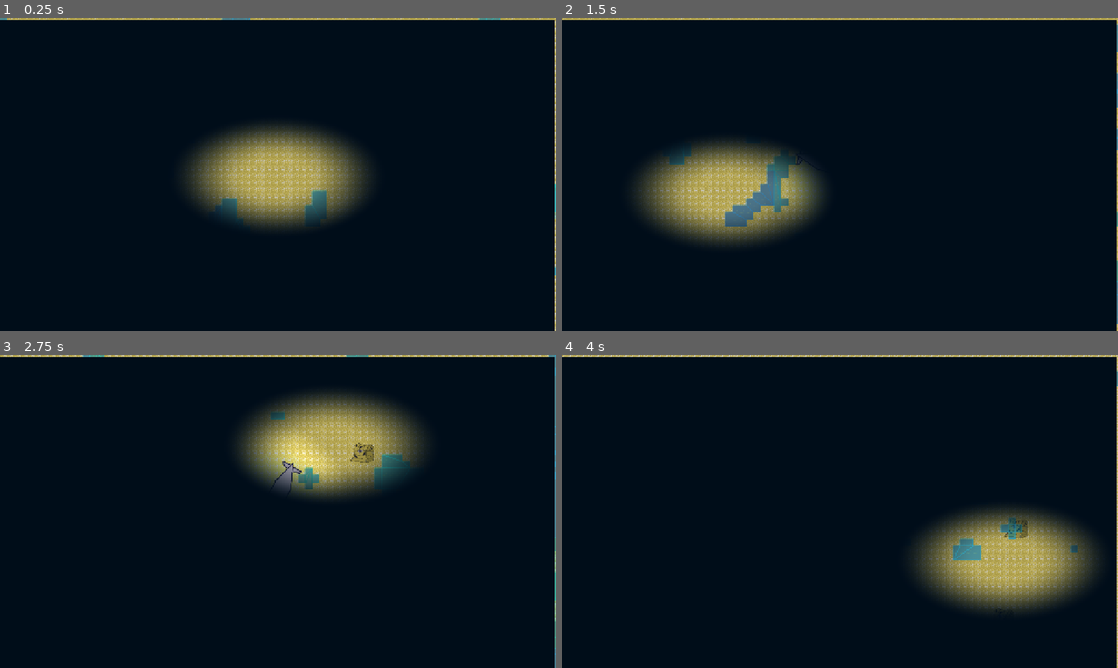
Above: before the commit, frames 1-4 (two rows, left to right).
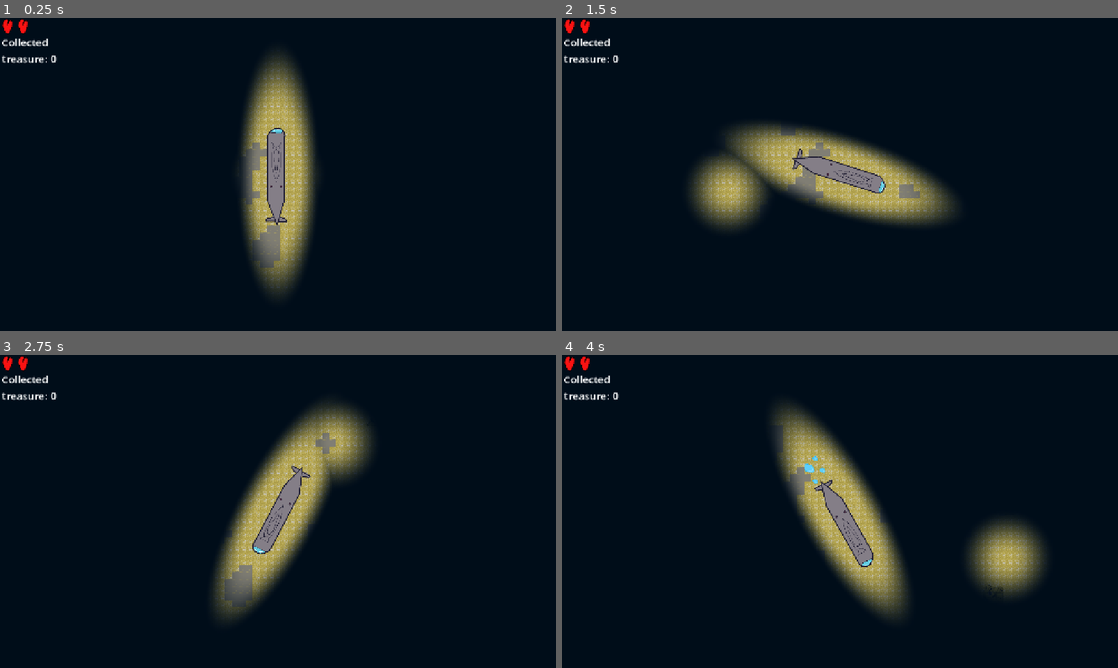
Above: after the commit, the same moments.

Repository: sunturtle1/campfire
Game: Godot game, scene res://main.tscn
Two runs of this game, one before a commit and one after it. Both use one fixed random seed, a clock stepped at 60 frames per second and the inputs below.
Inputs (mouse positions are in pixels of both pictures, inside the frame that each line leads up to):
- Up to frame 1 (0.25 s): no input
- Up to frame 2 (1.5 s): tap Enter at 0.5 s; move the mouse to (962, 158) at 0.52 s; hold D (right) 0.53-1.28 s; tap Alt at 0.6 s; move the mouse to (728, 190) at 1.27 s; hold S (down) from 1.28 s (still down); tap Shift at 1.35 s
- Up to frame 3 (2.75 s): move the mouse to (333, 442) at 2.02 s; release S (down) at 2.03 s; hold D (right) from 2.03 s (still down); tap Alt at 2.1 s
- Up to frame 4 (4 s): move the mouse to (812, 574) at 2.77 s; release D (right) at 2.78 s; hold W (up) 2.78-3.53 s; tap Shift at 2.85 s; move the mouse to (1006, 558) at 3.52 s; hold A (left) from 3.53 s (still down); tap Alt at 3.6 s

The runs differ from the first frame. In frame 1, 13% of the frame differs, in the area x 0-100%, y 0-100%; in frame 2, 16%; in frame 3, 15%; in frame 4, 18%.

Commit message:
majdnem kész a game

Diff:
--- a/LevelGenerator.gd
+++ b/LevelGenerator.gd
@@ -17,6 +17,28 @@
 	apply_map()
 	spawn_artifacts()
 	spawn_player()
+	spawn_enemies()
+
+func spawn_enemies():
+	var enemy_scene = preload("res://scenes/Enemy.tscn")
+	var floor_cells = tilemap.get_used_cells_by_id(0, 0, FLOOR_COORDS)
+	var center = Vector2i(MAP_WIDTH / 2, MAP_HEIGHT / 2)
+
+	var spawned = 0
+	var attempts = 0
+
+	while spawned < 3 and attempts < 100:
+		attempts += 1
+		var random_cell = floor_cells.pick_random()
+		var dist = random_cell.distance_to(center)
+
+		if dist < 30:
+			continue
+
+		var enemy = enemy_scene.instantiate()
+		enemy.global_position = tilemap.map_to_local(random_cell)
+		add_child(enemy)
+		spawned += 1
 
 func generate_map():
 	map = []
@@ -68,8 +90,9 @@
 func spawn_artifacts():
 	var artifact_scene = preload("res://scenes/artifact.tscn")
 	var floor_cells = tilemap.get_used_cells_by_id(0, 0, FLOOR_COORDS)
-
-	for i in range(20):
+	var numberofartifacts = randi() % 15 + 10
+	print(numberofartifacts)
+	for i in range(numberofartifacts):
 		var random_cell = floor_cells.pick_random()
 		var artifact = artifact_scene.instantiate()
 		artifact.global_position = tilemap.map_to_local(random_cell)
@@ -81,7 +104,5 @@
 	player.global_position = tilemap.map_to_local(center)
 
 	var camera = player.get_node("Camera2D")
-	camera.limit_left = 0
-	camera.limit_top = 0
-	camera.limit_right = MAP_WIDTH * TILE_SIZE
-	camera.limit_bottom = MAP_HEIGHT * TILE_SIZE
+	camera.reset_smoothing()
+	print("limits set: ", camera.limit_left, " ", camera.limit_right)
--- a/darkness.gdshader
+++ b/darkness.gdshader
@@ -1,11 +1,25 @@
 shader_type canvas_item;
 
 uniform vec2 light_pos = vec2(0.5, 0.5);
-uniform float radius : hint_range(0.0, 1.0) = 0.2;
+uniform vec2 player_pos = vec2(0.5, 0.5);
+uniform float radius : hint_range(0.0, 1.0) = 0.08;
 uniform float softness : hint_range(0.0, 1.0) = 0.15;
+uniform float player_radius : hint_range(0.0, 1.0) = 0.12;
+uniform vec2 aspect_ratio = vec2(1.777, 1.0);
+uniform float player_rotation = 0.0;
 
 void fragment() {
-    float dist = distance(UV, light_pos);
-    float alpha = smoothstep(radius, radius + softness, dist);
-    COLOR = vec4(0.0, 0.05, 0.1, alpha);
+	vec2 uv = UV * aspect_ratio;
+	vec2 lp = light_pos * aspect_ratio;
+	vec2 pp = player_pos * aspect_ratio;
+	float c = cos(-player_rotation);
+	float s = sin(-player_rotation);
+	vec2 diff = uv - pp;
+	vec2 rotated = vec2(diff.x * c - diff.y * s, diff.x * s + diff.y * c);
+	float player_dist = length(rotated * vec2(0.8, 0.25));
+	float dist = distance(uv, lp);
+	float lamp_alpha = smoothstep(radius, radius + softness, dist);
+	float player_alpha = smoothstep(player_radius, player_radius + 0.06, player_dist);
+	float alpha = min(lamp_alpha, player_alpha);
+	COLOR = vec4(0.0, 0.05, 0.1, alpha);
 }
--- a/main.tscn
+++ b/main.tscn
@@ -5,12 +5,8 @@
 [ext_resource type="PackedScene" uid="uid://cnyjg8aloihu8" path="res://scenes/artifact.tscn" id="2_0xm2m"]
 [ext_resource type="Shader" uid="uid://gcf6ypwrq1e" path="res://darkness.gdshader" id="3_h2yge"]
 [ext_resource type="Texture2D" uid="uid://d00uxvwk5cqvy" path="res://assets/surface.png" id="5_7mycd"]
-
-[sub_resource type="ShaderMaterial" id="ShaderMaterial_1bvp3"]
-shader = ExtResource("3_h2yge")
-shader_parameter/light_pos = Vector2(0.5, 0.5)
-shader_parameter/radius = 0.050000002375
-shader_parameter/softness = 0.15
+[ext_resource type="Texture2D" uid="uid://cphqxhtvegjkd" path="res://assets/szivtemp.png" id="6_7mycd"]
+[ext_resource type="PackedScene" uid="uid://dfm7h16i7dcly" path="res://scenes/game_over.tscn" id="7_272bh"]
 
 [sub_resource type="TileSetAtlasSource" id="TileSetAtlasSource_272bh"]
 texture = ExtResource("5_7mycd")
@@ -67,33 +63,68 @@
 physics_layer_0/collision_layer = 1
 sources/0 = SubResource("TileSetAtlasSource_272bh")
 
+[sub_resource type="ShaderMaterial" id="ShaderMaterial_1bvp3"]
+shader = ExtResource("3_h2yge")
+shader_parameter/light_pos = Vector2(0.5, 0.5)
+shader_parameter/player_pos = Vector2(0.5, 0.5)
+shader_parameter/radius = 0.00800000038
+shader_parameter/softness = 0.15
+shader_parameter/player_radius = 0.05
+shader_parameter/aspect_ratio = Vector2(1.777, 1)
+shader_parameter/player_rotation = 0.0
+
 [node name="Main" type="Node2D" unique_id=1127460483]
 script = ExtResource("1_lquwl")
 
-[node name="Player" parent="." unique_id=1158445378 instance=ExtResource("1_ig7tw")]
-collision_mask = 1
+[node name="Player" parent="." unique_id=1158445378 groups=["player"] instance=ExtResource("1_ig7tw")]
 
 [node name="Artifact" parent="." unique_id=1385512844 instance=ExtResource("2_0xm2m")]
 position = Vector2(253, 32)
 
 [node name="CanvasLayer" type="CanvasLayer" parent="." unique_id=1720949049]
 
-[node name="ColorRect" type="ColorRect" parent="CanvasLayer" unique_id=1741073212]
+[node name="TileMap" type="TileMap" parent="." unique_id=195026876]
+tile_set = SubResource("TileSet_5vw27")
+format = 2
+layer_0/z_index = -1
+
+[node name="CanvasLayer2" type="CanvasLayer" parent="." unique_id=682010762]
+
+[node name="ColorRect" type="ColorRect" parent="CanvasLayer2" unique_id=1741073212]
 z_index = 1
 material = SubResource("ShaderMaterial_1bvp3")
 anchors_preset = 15
 anchor_right = 1.0
 anchor_bottom = 1.0
-offset_left = -3.0
-offset_top = 4.0
-offset_right = -3.0
-offset_bottom = 4.0
 grow_horizontal = 2
 grow_vertical = 2
-color = Color(0, 0, 0, 1)
 
-[node name="TileMap" type="TileMap" parent="." unique_id=195026876]
-tile_set = SubResource("TileSet_5vw27")
-collision_visibility_mode = 1
-format = 2
-layer_0/z_index = -1
+[node name="HeartContainer" type="HBoxContainer" parent="CanvasLayer2" unique_id=789079288]
+z_index = 10
+offset_right = 40.0
+offset_bottom = 40.0
+
+[node name="Heart" type="TextureRect" parent="CanvasLayer2/HeartContainer" unique_id=1784134698]
+layout_mode = 2
+texture = ExtResource("6_7mycd")
+
+[node name="Heart2" type="TextureRect" parent="CanvasLayer2/HeartContainer" unique_id=1994323018]
+layout_mode = 2
+texture = ExtResource("6_7mycd")
+
+[node name="Label" type="Label" parent="CanvasLayer2" unique_id=487441026]
+z_index = 9
+offset_left = 4.0
+offset_top = 40.0
+offset_right = 169.0
+offset_bottom = 122.0
+theme_override_font_sizes/font_size = 24
+text = "Collected treasure: 0"
+autowrap_mode = 2
+
+[node name="GameOver" parent="." unique_id=886649726 instance=ExtResource("7_272bh")]
+visible = false
+offset_left = -256.0
+offset_top = -107.0
+offset_right = 180.0
+offset_bottom = 120.0
--- a/player.gd
+++ b/player.gd
@@ -5,28 +5,58 @@
 const friction = 0.98
 const brk_friction = 0.90
 var score = 0
+var lives = 2
+var invincible = false
 
+@onready var hearts = [
+	get_tree().root.get_node("Main/CanvasLayer2/HeartContainer/Heart"),
+	get_tree().root.get_node("Main/CanvasLayer2/HeartContainer/Heart2")
+]
+@onready var score_label = get_tree().root.get_node("Main/CanvasLayer2/Label")
 @onready var flashlight = $PointLight2D
-@onready var darkness = get_tree().root.get_node("Main/CanvasLayer/ColorRect")
+@onready var darkness = get_tree().root.get_node("Main/CanvasLayer2/ColorRect")
 @onready var anim = $Sprite2D
+
 func _ready() -> void:
-	print(darkness)
+	update_hearts()
+
+func take_damage():
+	if invincible:
+		return
+	invincible = true
+	lives -= 1
+	print("Lives: ", lives)
+	update_hearts()
+
+	if lives <= 0:
+		var canvas = CanvasLayer.new()
+		canvas.layer = 100
+		var gameover = preload("res://scenes/game_over.tscn").instantiate()
+		gameover.setup(score)
+		canvas.add_child(gameover)
+		get_tree().root.add_child(canvas)
+	else:
+		modulate.a = 0.5
+		await get_tree().create_timer(2.0).timeout
+		modulate.a = 1.0
+		invincible = false
+
+func update_hearts():
+	for i in range(2):
+		hearts[i].modulate.a = 1.0 if i < lives else 0.3
+	score_label.text = "Collected treasure: " + str(score)
+
 func _physics_process(delta):
-
-
 	if Input.is_action_pressed("right"):
 		rotation += rot_speed * delta
-		anim.play("default")
 	if Input.is_action_pressed("left"):
 		rotation -= rot_speed * delta
-		anim.play("default")
 	if Input.is_action_pressed("down"):
 		velocity *= brk_friction
 	else:
 		velocity *= friction
 	if Input.is_action_pressed("up"):
 		velocity += Vector2.UP.rotated(rotation) * acc * delta
-		anim.play("default")
 
 	if velocity.length() > 20:
 		anim.play("default")
@@ -41,11 +71,18 @@
 func collect_artifact():
 	score += 1
 	print("Score: ", score)
+	update_hearts()
 
 func _process(delta):
 	var viewport_size = get_viewport_rect().size
-	var mouse_pos = get_viewport().get_mouse_position()
-	var uv_pos =  Vector2(mouse_pos.x / viewport_size.x, mouse_pos.y / viewport_size.y)
+	var camera = $Camera2D
+	var cam_zoom = camera.zoom
 
+	var mouse_screen = get_viewport().get_mouse_position()
+	var mouse_uv = mouse_screen / viewport_size
+	darkness.material.set_shader_parameter("light_pos", mouse_uv)
 
-	darkness.material.set_shader_parameter("light_pos", uv_pos)
+	var player_screen = (global_position - camera.global_position) * cam_zoom + viewport_size / 2
+	var player_uv = player_screen / viewport_size
+	darkness.material.set_shader_parameter("player_pos", player_uv)
+	darkness.material.set_shader_parameter("player_rotation", rotation)
--- a/project.godot
+++ b/project.godot
@@ -25,6 +25,10 @@
 [editor_plugins]
 
 enabled=PackedStringArray("res://addons/godot_super-wakatime/plugin.cfg")
+
+[global_group]
+
+player=""
 
 [input]
 
--- a/scenes/artifact.gd
+++ b/scenes/artifact.gd
@@ -13,6 +13,10 @@
 func _on_body_entered(body):
 	if body.name == "Player":
 		body.collect_artifact()
+
+		sprite.play("default")
+		await get_tree().create_timer(0.5).timeout
+
 		queue_free()
 
 func _process(delta):
--- /dev/null
+++ b/scenes/enemy.tscn
@@ -0,0 +1,29 @@
+[gd_scene format=3 uid="uid://du662be86nom"]
+
+[ext_resource type="Script" uid="uid://e1vtgwhvyrds" path="res://scripts/enemy.gd" id="1_7p1mj"]
+[ext_resource type="Texture2D" uid="uid://dv2wor6y2s5cs" path="res://assets/fishyy.png" id="2_md0e3"]
+
+[sub_resource type="CircleShape2D" id="CircleShape2D_4ra3w"]
+radius = 80.06
+
+[sub_resource type="CircleShape2D" id="CircleShape2D_md0e3"]
+radius = 90.0
+
+[node name="Enemy" type="CharacterBody2D" unique_id=1940909587]
+script = ExtResource("1_7p1mj")
+
+[node name="Sprite2D" type="Sprite2D" parent="." unique_id=1768228013]
+texture = ExtResource("2_md0e3")
+region_enabled = true
+region_rect = Rect2(0, 0, 169.5, 200)
+
+[node name="CollisionShape2D" type="CollisionShape2D" parent="." unique_id=1694068953]
+shape = SubResource("CircleShape2D_4ra3w")
+
+[node name="Area2D" type="Area2D" parent="." unique_id=1072506494]
+position = Vector2(2, 1)
+
+[node name="CollisionShape2D" type="CollisionShape2D" parent="Area2D" unique_id=824187244]
+shape = SubResource("CircleShape2D_md0e3")
+
+[connection signal="body_entered" from="Area2D" to="." method="_on_area_2d_body_entered"]
--- /dev/null
+++ b/scenes/game_over.tscn
@@ -0,0 +1,33 @@
+[gd_scene format=3 uid="uid://dfm7h16i7dcly"]
+
+[ext_resource type="Script" uid="uid://bv7cmadlmc5ph" path="res://scripts/game_over.gd" id="1_xeevv"]
+
+[node name="GameOver" type="Control" unique_id=886649726]
+layout_mode = 3
+anchors_preset = 0
+offset_right = 40.0
+offset_bottom = 40.0
+script = ExtResource("1_xeevv")
+
+[node name="VBoxContainer" type="VBoxContainer" parent="." unique_id=565617521]
+layout_mode = 0
+offset_left = 511.0
+offset_top = 293.0
+offset_right = 787.0
+offset_bottom = 444.0
+
+[node name="Label" type="Label" parent="VBoxContainer" unique_id=534654221]
+layout_mode = 2
+theme_override_font_sizes/font_size = 48
+text = "GAME OVER"
+
+[node name="EndScoreLabel" type="Label" parent="VBoxContainer" unique_id=76223530]
+layout_mode = 2
+theme_override_font_sizes/font_size = 24
+
+[node name="Button" type="Button" parent="VBoxContainer" unique_id=1678430870]
+layout_mode = 2
+theme_override_font_sizes/font_size = 24
+text = "Retry"
+
+[connection signal="pressed" from="VBoxContainer/Button" to="." method="_on_button_pressed"]
--- a/scenes/player.tscn
+++ b/scenes/player.tscn
@@ -36,10 +36,12 @@
 }]
 
 [sub_resource type="RectangleShape2D" id="RectangleShape2D_1bvp3"]
-size = Vector2(50, 217)
+size = Vector2(36, 177)
 
 [node name="Player" type="CharacterBody2D" unique_id=1158445378]
-collision_mask = 2
+collision_layer = 3
+collision_mask = 3
+motion_mode = 1
 script = ExtResource("1_dqkch")
 
 [node name="Sprite2D" type="AnimatedSprite2D" parent="." unique_id=1748060550]
@@ -48,13 +50,14 @@
 sprite_frames = SubResource("SpriteFrames_tuyoq")
 
 [node name="CollisionShape2D" type="CollisionShape2D" parent="." unique_id=1925583667]
-position = Vector2(-3, 1.5)
+position = Vector2(-9, -47.5)
 shape = SubResource("RectangleShape2D_1bvp3")
 
 [node name="Camera2D" type="Camera2D" parent="." unique_id=340236534]
-position_smoothing_enabled = true
 
 [node name="PointLight2D" type="PointLight2D" parent="." unique_id=1887990661]
+visible = false
+position = Vector2(-5, -15)
 energy = 1.2
 texture = ExtResource("3_qhqgy")
 texture_scale = 3.0
--- /dev/null
+++ b/scripts/enemy.gd
@@ -0,0 +1,30 @@
+extends CharacterBody2D
+const SPEED = 50.0
+const DETECTION_RANGE = 600
+
+var player = null
+var wandering_dir = Vector2.RIGHT
+
+func _ready():
+	player = get_tree().get_first_node_in_group("player")
+	$Area2D.body_entered.connect(_on_body_entered)
+	wandering_dir = Vector2(randf_range(-1, 1), randf_range(-1, 1)).normalized()
+
+func _physics_process(delta):
+	if player == null:
+		return
+
+	var dist = global_position.distance_to(player.global_position)
+
+	if dist < DETECTION_RANGE:
+		var dir = (player.global_position - global_position).normalized()
+		velocity = dir * SPEED
+	else:
+		wandering_dir = wandering_dir.rotated(randf_range(-0.1, 0.1))
+		velocity = wandering_dir * (SPEED * 0.5)
+
+	move_and_slide()
+
+func _on_body_entered(body):
+	if body.is_in_group("player"):
+		body.take_damage()
--- /dev/null
+++ b/scripts/game_over.gd
@@ -0,0 +1,13 @@
+extends Control
+
+var pending_score = 0
+
+func setup(score: int):
+	pending_score = score
+
+func _ready() -> void:
+	$VBoxContainer/EndScoreLabel.text = "Collected treasure: " + str(pending_score)
+
+func _on_button_pressed() -> void:
+	get_parent().queue_free()
+	get_tree().reload_current_scene()
Binary file added: assets/fishyy.png
Not shown, added: assets/fishyy.png.import
Binary file added: assets/szivtemp.png
Not shown, added: assets/szivtemp.png.import
Not shown, added: scripts/enemy.gd.uid
Not shown, added: scripts/game_over.gd.uid
